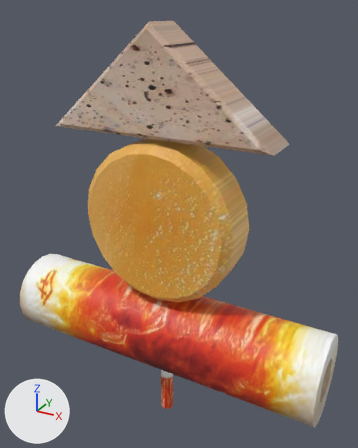
Renders of the FBX model Assets/Oden.fbx from each side of a commit.
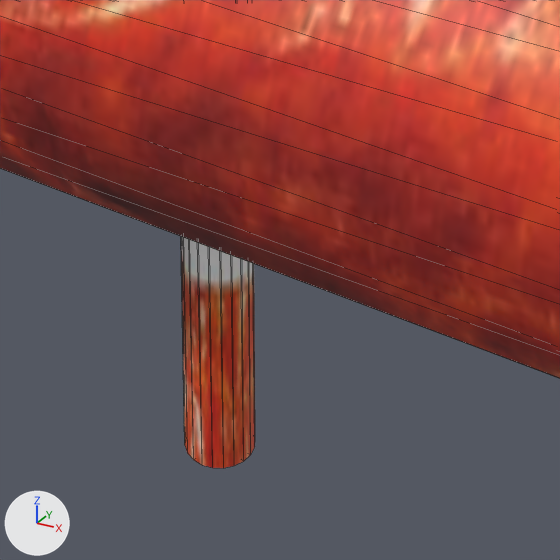
Each version is shown whole from a 50 mm camera at (0.0282, -0.0478, 0.0395) aimed at (0.001, 0.0017, 0.0147), then close up on the part from 36% to 63% of the width and 74% to 95% of the height. Every picture has the same lights, and +X, +Y and +Z are marked at lower left. The close-ups show mesh edges as thin lines. Where no turn or scale is listed for an object, it has been applied to the vertices. Vertices at the same position are counted once.
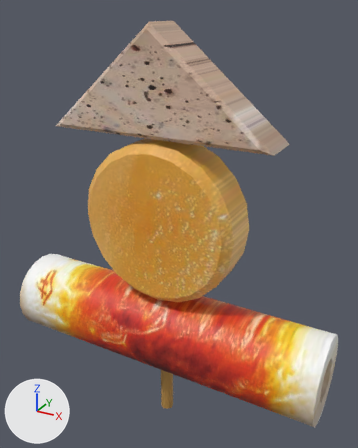
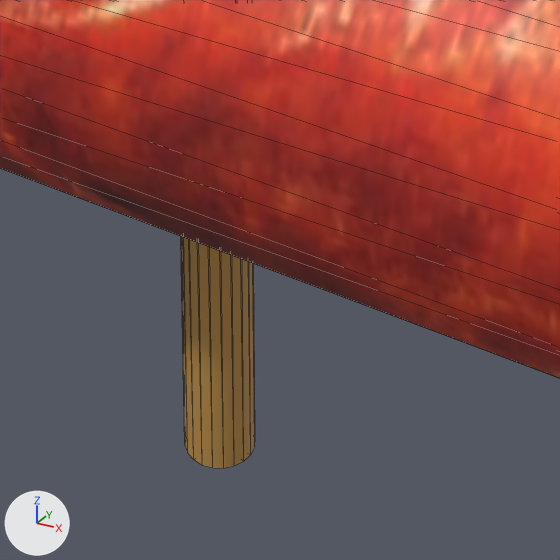
What the commit changed:
Material 'lambert1' (mat_lambert1) is new.
Its base color is (0.5, 0.277, 0.0685) (orange #bc904a).
me_mesh has 223 vertices, 434 faces and spans x -0.0213..0.0213, y -0.0054..0.0054, z -0.0257..0.0257.
me_mesh is used by ob_pcylinder6; location (0.0, 0.0, 0.01236).
me_mesh part 1: all 60 faces centred in x -0.0008..0.0008, y -0.0008..0.0008, z -0.0257..0.0068 switch from mat_lambert3 (picture img_oden_jpg) to mat_lambert1 (orange #bc8f4a).

Location of each change, [x1, y1, x2, y2] in pixels of the close-ups (560 x 560 px):
part 1 of me_mesh, recoloured
    both: [181, 236, 255, 468]
